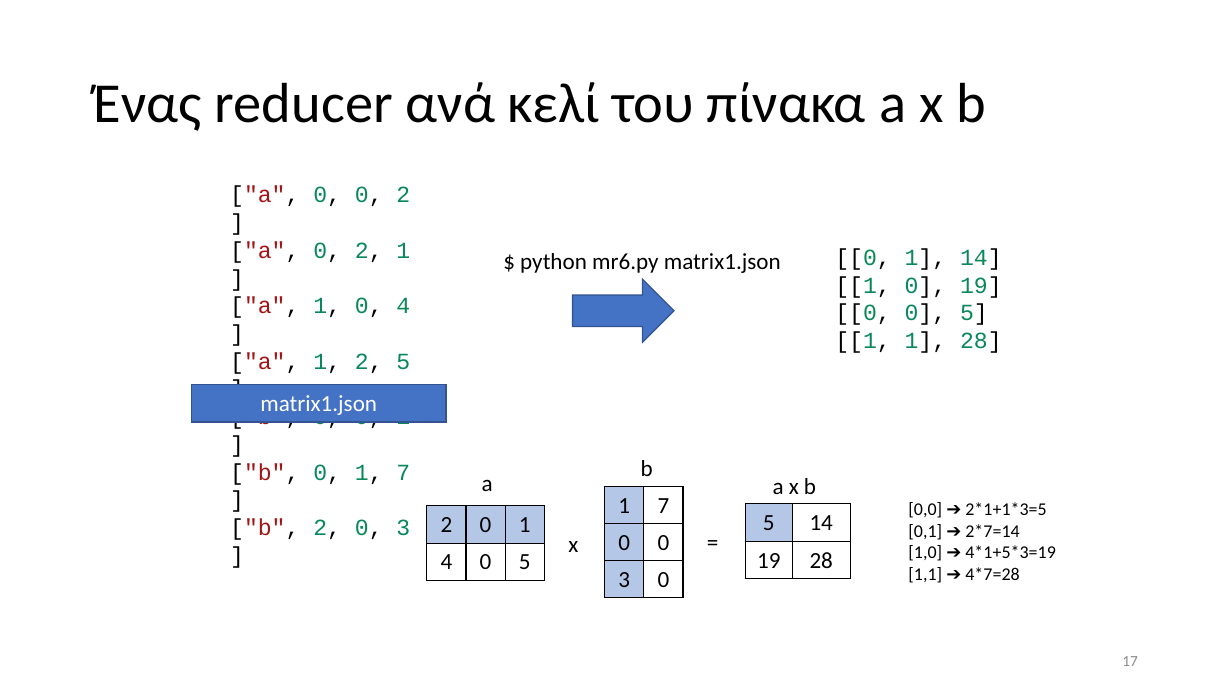
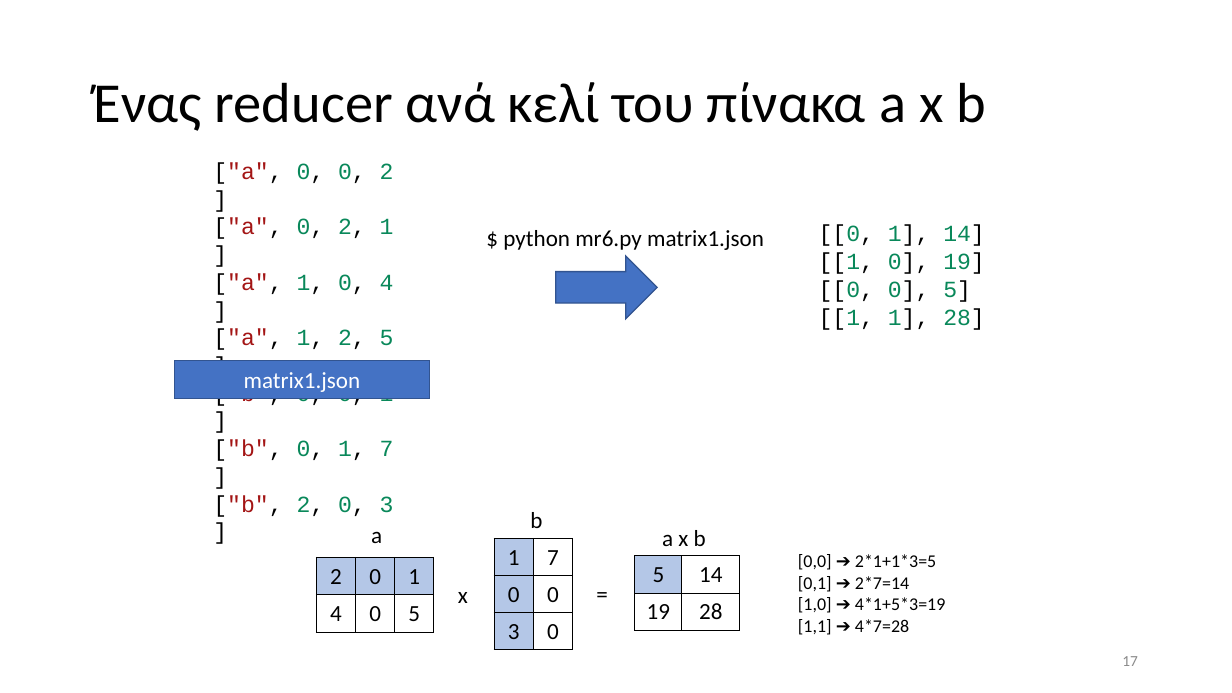
Before and after one commit to chgogos/big_data, a slide deck: slide 17 of 05. Map Reduce παραδείγματα.pptx. Drawn at 1232x693 pixels with LibreOffice and Linux fonts; fonts in the diff are those of the drawing. Boxes give left, top, right and bottom in pixels: in the first picture for what was removed or moved away, otherwise in the second. Text is boxed around its words. In the diff, an @@ line names an element or a change of style, - is before the commit and + after.

```diff
--- a/05. Map Reduce παραδείγματα.pptx
+++ b/05. Map Reduce παραδείγματα.pptx
@@ 3 texts, 1 rectangle, 1 right arrow moved together from (x1=191, y1=186, x2=1002, y2=540) to (x1=175, y1=162, x2=985, y2=517) @@
@@ 6 texts, 3 tables moved together from (x1=427, y1=460, x2=1055, y2=598) to (x1=316, y1=512, x2=945, y2=650) @@
```
Also in this commit, not shown: 4 other slides changed, 3 other files.
